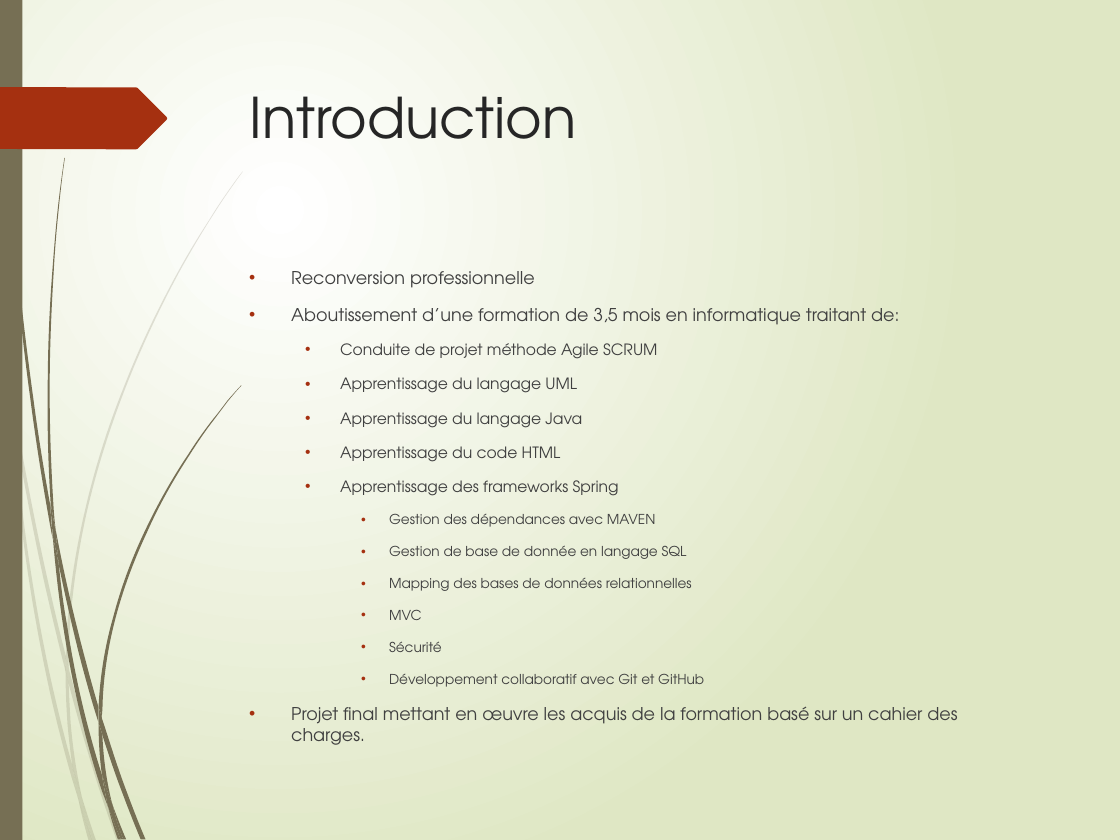
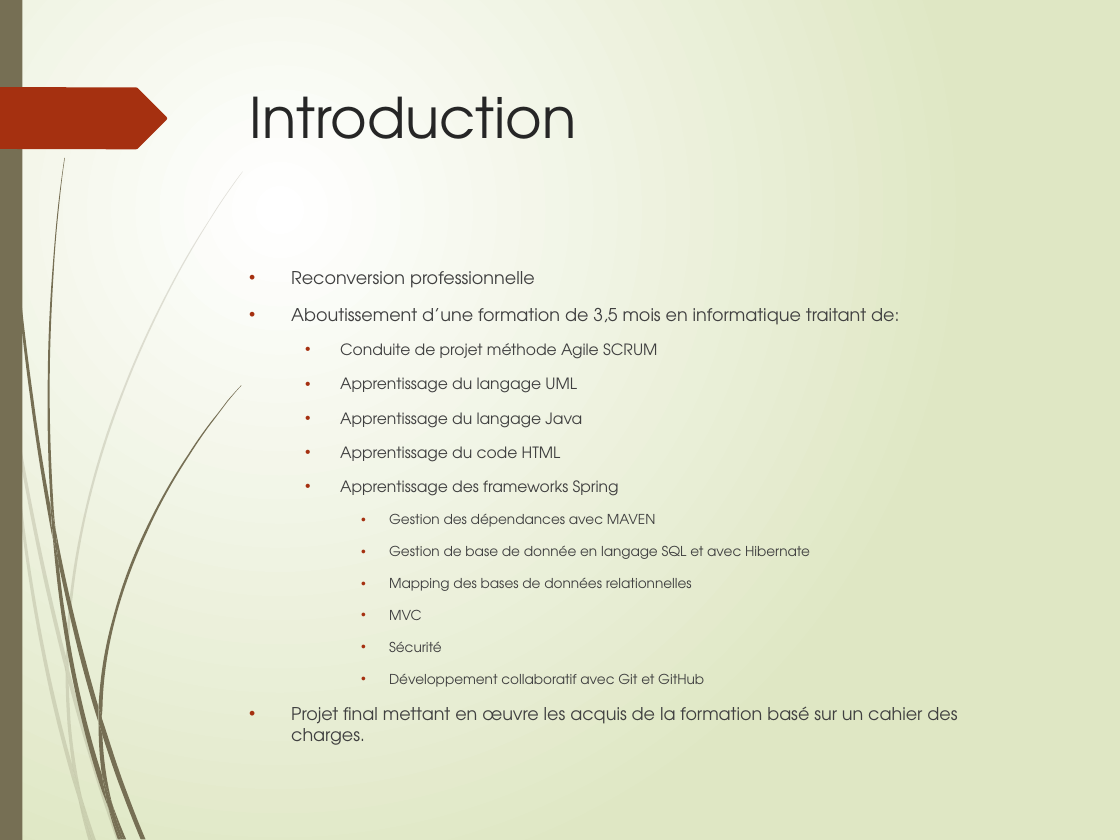
Before and after one commit to LudoRoot/WeBet_JBL, a slide deck: slide 3 of Présentation/Présentation WeBet_JBL.pptx. Drawn at 1120x840 pixels with LibreOffice and Linux fonts; fonts in the diff are those of the drawing. Boxes give left, top, right and bottom in pixels: in the first picture for what was removed or moved away, otherwise in the second. Text is boxed around its words. In the diff, an @@ line names an element or a change of style, - is before the commit and + after.

Commit message:
commit avec evolution presentation modif redirect apres inscription

```diff
--- a/Présentation/Présentation WeBet_JBL.pptx
+++ b/Présentation/Présentation WeBet_JBL.pptx
@@ text at (389,545,810,559): text changed @@
-    • Gestion de base de donnée en langage SQL
+    • Gestion de base de donnée en langage SQL et avec Hibernate
```
Also in this commit, not shown: 3 other slides changed, 5 slides added, 1 slide removed, 3 other files.
